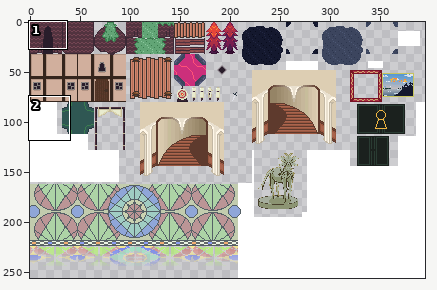
A sprite sheet gets an edit: Assets/Graphics/Tilesets/misc.png. The first picture is a wide view before the edit; the outline marks the close-up.
Close-up. The starting point:
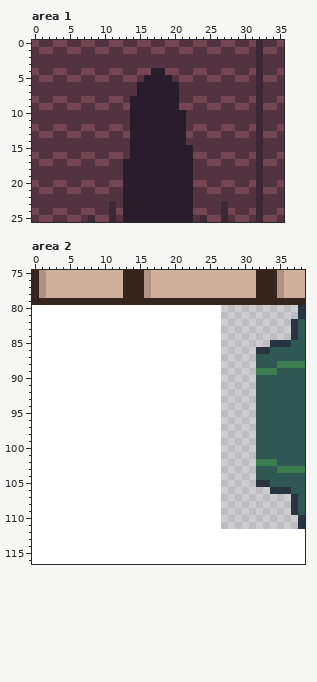
The file is 395x256 pixels. Pixels under 10% opacity are left out. Colours within 5 levels of each other are drawn and written as one. Shown: area 1: x 0..35, y 0..25; area 2: x 0..38, y 75..116.
And afterwards:
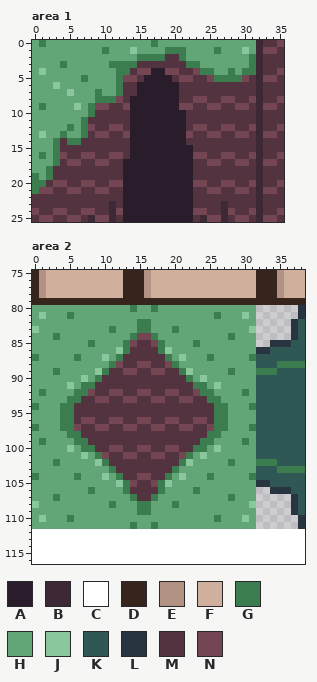
Palette (. is transparent): A #291d2b  B #3d2936  C #ffffff  D #35251d  E #b29383  F #d1af9d  G #3b7d4f  H #62a576  J #8bc79d  K #2f5753  L #283540  M #52333f  N #744553
What changed:
Changed rows in their new state; - is an unchanged pixel.
Area 1:
first column x 0:
 0 HGHHHHHHHHHHHHHHHGHHHHHHHHHHHHHH
 1 HHHHHHHHHHGHHHJHHHHGGGHHHHGHHHJH
 2 HHHHHHHHHHHHHHHGGGG--GHHHHHHHHHG
 3 HHHHGHHHHHHGGGG-------GGHHHHHHHG
 4 HJHHHHHHHHHHGG----------GGHHGHGG
 5 HHHHHHHGHHHHG-------------GGGG--
 6 HHHJHHHHHHHHG-------------------
 7 HHHHHJHHHGHHG-------------------
 8 HHHHHHHHHGGG--------------------
 9 HGHHHHJHG-----------------------
10 HHHHHHHHG-----------------------
11 HHHHHHHG------------------------
12 HHHHHGHG------------------------
13 HJHHGHHG------------------------
14 HHHG-GG-------------------------
15 HHHG----------------------------
16 HGHG----------------------------
17 HHHG----------------------------
18 HHG-----------------------------
19 GHG-----------------------------
20 GG------------------------------
21 G-------------------------------
Area 2:
first column x 0:
 80 HHHHHHHHHHHHHHGHHGHHHHHHHHHHHHHH
 81 HJHHHGHHHHHHHHHHHHHHHHHHHHGHHHJH
 82 HHHHHHHHHHHHHHHGGHHHHHHHHHHHHHHH
 83 JHHHHHHHHHHGHHHGGHHHGHHHHHHHHHHJ
 84 HHHGHHHHHHHHHHGNNGHHHHHHHHHHGHHH
 85 HHHHHHHHGHHHHGNMMNGHHHHGHHHHHHHH
 86 HHHHHHHHHHHHJGMMMMGJHHHHHHHHHHHH
 87 GHHHHHGHHHJHGMMMMMMGHJHHHGHHHHHG
 88 HHHHHHHHHHHGNMMNNMMNGHHHHHHHHHHH
 89 HHHGHHHHHJGMMNNMMNNMMGJHHHHHGHHH
 90 HHHHHHHJHGMMMMMMMMMMMMGHJHHHHHHH
 91 HHHHHJHGGMMMMMMMMMMMMMMGGHJHHHHH
 92 HGHHHHGGNMMNNMMNNMMNNMMNGGHHHHGH
 93 HHHHHGGMMNNMMNNMMNNMMNNMMGGHHHHH
 94 GHHHGGMMMMMMMMMMMMMMMMMMMMGGHHHG
 95 HHHHGGMMMMMMMMMMMMMMMMMMMMGGHHHH
 96 HHHHGGMNNMMNNMMNNMMNNMMNNMGGHHHH
 97 GHHHGGNMMNNMMNNMMNNMMNNMMNGGHHHG
 98 HHHHHGGMMMMMMMMMMMMMMMMMMGGHHHHH
 99 HGHHHHGGMMMMMMMMMMMMMMMMGGHHHHGH
100 HHHHHJHGGMMNNMMNNMMNNMMGGHJHHHHH
101 HHHHHHHJHGNMMNNMMNNMMNGHJHHHHHHH
102 HHHGHHHHHJGMMMMMMMMMMGJHHHHHGHHH
103 HHHHHHHHHHHGMMMMMMMMGHHHHHHHHHHH
104 GHHHHHGHHHJHGMMNNMMGHJHHHGHHHHHG
105 HHHHHHHHHHHHJGNMMNGJHHHHHHHHHHHH
106 HHHHHHHHGHHHHGMMMMGHHHHGHHHHHHHH
107 HHHGHHHHHHHHHHGMMGHHHHHHHHHHGHHH
108 JHHHHHHHHHHGHHHGGHHHGHHHHHHHHHHJ
109 HHHHHHHHHHHHHHHGGHHHHHHHHHHHHHHH
110 HJHHHGHHHHHHHHHHHHHHHHHHHHGHHHJH
111 HHHHHHHHHHHHHHGHHGHHHHHHHHHHHHHH
Changed places in both close-ups, as pixel boxes (x1, y1, x2, y2):
changed: (32, 40, 256, 194)
changed: (32, 305, 256, 529)
